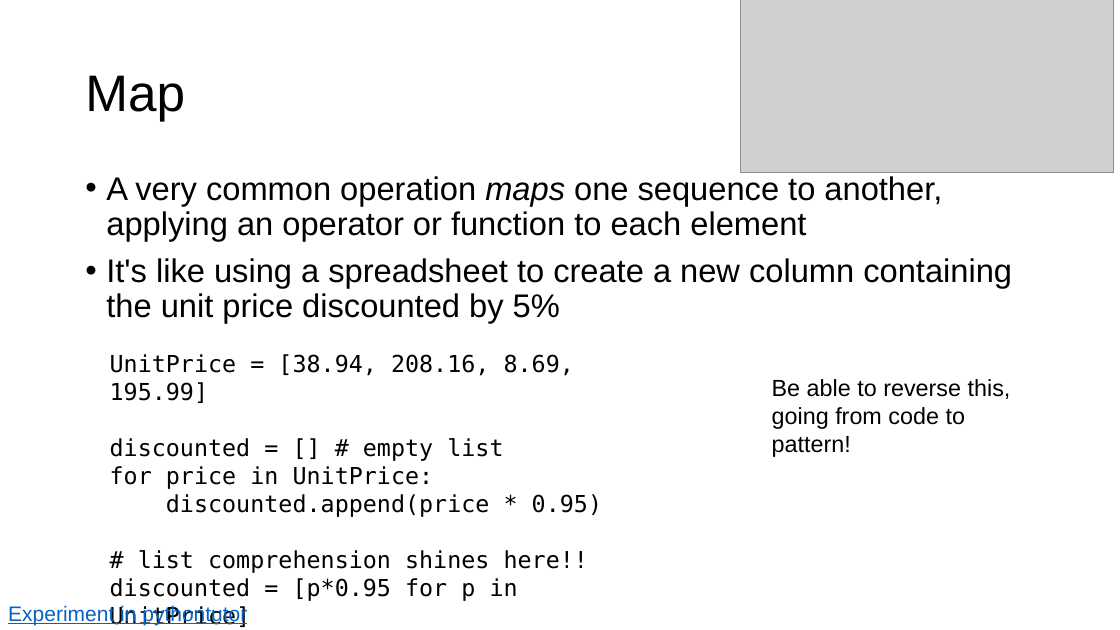
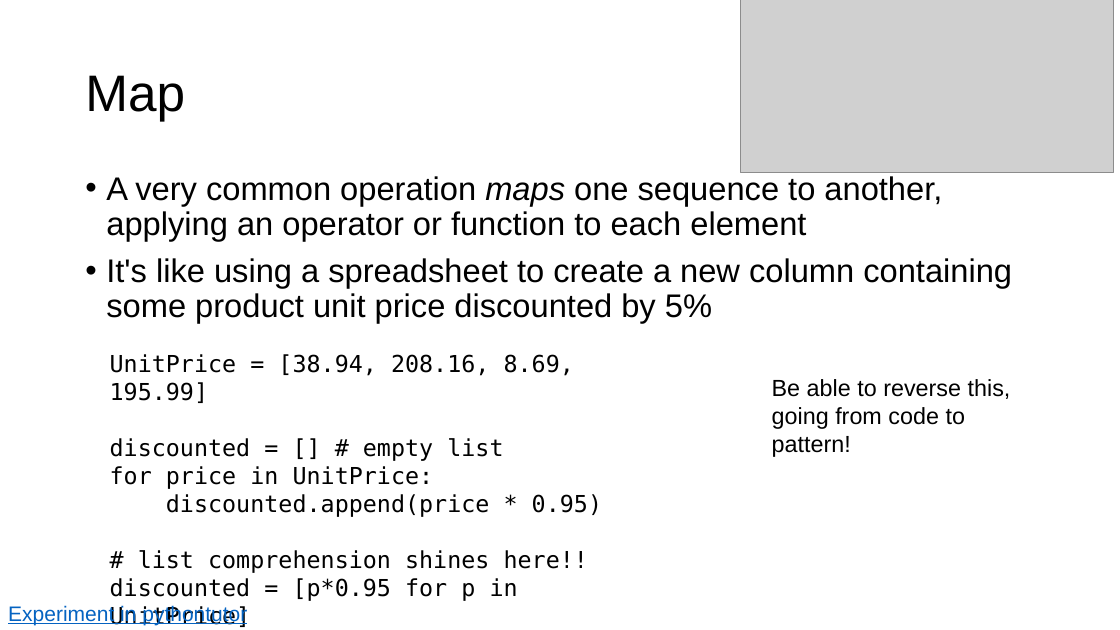
Before and after one commit to parrt/msds501, a slide deck: slide 9 of slides/programming-patterns.pptx. Drawn at 1120x630 pixels with LibreOffice and Linux fonts; fonts in the diff are those of the drawing; grey boxes stand for pictures; background and template pictures are left out. Boxes give left, top, right and bottom in pixels: in the first picture for what was removed or moved away, otherwise in the second. Text is boxed around its words. In the diff, an @@ line names an element or a change of style, - is before the commit and + after.

```diff
--- a/slides/programming-patterns.pptx
+++ b/slides/programming-patterns.pptx
@@ text at <box>106,258,1012,323</box>: text changed @@
-• It's like using a spreadsheet to create a new column containing the unit price discounted by 5%
+• It's like using a spreadsheet to create a new column containing some product unit price discounted by 5%
```
Also in this commit, not shown: 6 other slides changed, 4 slides added, 3 slides removed.
